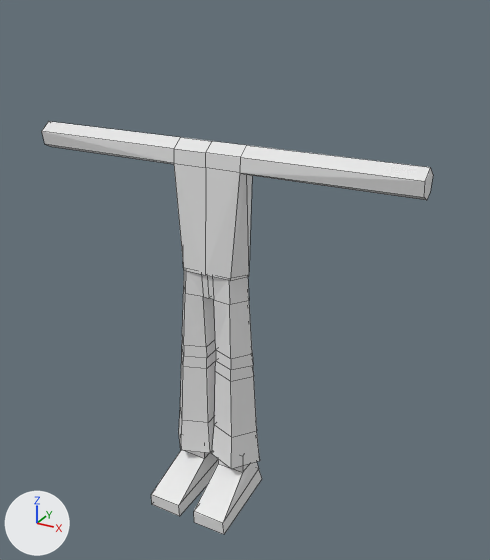
An edit to the Blender file playerGeneral/characterTemplate.blend, drawn before and after from the same camera.
The view is the same before and after, from a 50 mm camera at (2.28, -3.65, 2.18) aimed at (0.22, 0.08, 0.31). The lights are fixed; the arrows at lower left show +X, +Y and +Z. The first picture is the older version. Mesh edges are drawn as thin lines.

Before the edit, the objects in view are built like this:
```python
me_cube_003 = bpy.data.meshes.new('Cube.003')
me_cube_003.from_pydata(...)  # 32 vertices, 28 faces; spans x -3.41..1.69, y -4.65..1.41, z -1.0..1.01
me_cylinder_002 = bpy.data.meshes.new('Cylinder.002')
me_cylinder_002.from_pydata(...)  # 39 vertices, 35 faces; spans x 0.0..2.97, y -1.56..1.48, z -1.02..1.99
me_cylinder_004 = bpy.data.meshes.new('Cylinder.004')
me_cylinder_004.from_pydata(...)  # 24 vertices, 19 faces; spans x -1.0..9.51, y -1.94..1.14, z 0.0..1.0
ob_cube_001 = bpy.data.objects.new('Cube.001', me_cube_003)
ob_cube_001.location = (0.175, 0.025, -1.273)
ob_cube_001.rotation_euler = (0.0, 0.0, 4.712)  # degrees (0, 0, 270)
ob_cube_001.scale = (-0.131, 0.106, 0.219)
ob_cylinder = bpy.data.objects.new('Cylinder', me_cylinder_002)
ob_cylinder.location = (0.003, 0.053, -0.626)
ob_cylinder.scale = (0.124, 0.124, 0.499)
_m = ob_cylinder.modifiers.new('Mirror', 'MIRROR')
_m.use_clip = True
ob_cylinder_001 = bpy.data.objects.new('Cylinder.001', me_cylinder_004)
ob_cylinder_001.location = (0.0, 0.09, 1.16)
ob_cylinder_001.rotation_euler = (0.0, 1.571, 0.0)  # degrees (0, 90, 0)
ob_cylinder_001.scale = (0.0851, 0.0851, 1.4)
_m = ob_cylinder_001.modifiers.new('Mirror', 'MIRROR')
_m.use_axis = (False, False, True)
_m.use_clip = True
```
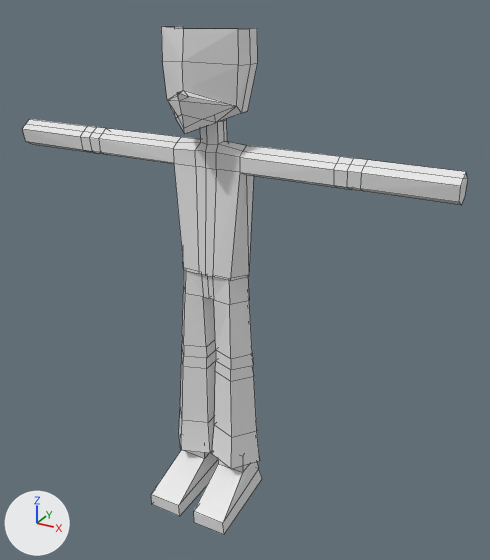
Pixel boxes (x1, y1, x2, y2) of what changed, in the pictures (490 x 560 px):
'Cylinder.001', reshaped (14% wider)
    before: (42, 121, 433, 281)
    after: (23, 119, 468, 281)
'Plane', added
    after: (161, 26, 258, 134)

What the commit changed:
me_cylinder_004 is used by ob_cylinder_001; location (0.0, 0.09, 1.16); rotation (0.0, 1.571, 0.0), in degrees (0, 90, 0); scale (0.0851, 0.0851, 1.4).
me_cylinder_004 had 24 vertices, 19 faces and spanned x -1.0..9.51, y -1.94..1.14, z 0.0..1.0.
me_cylinder_004 now has 69 vertices, 61 faces and spans x -2.57..9.51, y -1.94..1.14, z 0.0..1.14.
Part 1, on me_cylinder_004:
10 vertices are removed from x -1.0..1.2, y -1.37..0.53, z 0.0..1.0.
15 faces are deleted.
6 vertices move from x -0.31..0.81, y -1.46..0.54, z 0.0..0.18 to x -0.42..0.81, y -1.47..0.83, z 0.0..0.18.
55 vertices are added at x -2.57..9.45, y -1.86..1.05, z 0.0..1.14.
57 new faces join them.
Mesh me_plane is new.
It has 23 vertices, 18 faces and spans x 0.0..0.89, y -1.04..0.93, z -0.51..1.11.
Object 'Plane' (ob_plane) is new; it shows me_plane.
Its location is (0.0, 0.009, 1.657).
Its rotation in degrees is (90, 0, 0).
Its scale is (0.298, 0.298, 0.298).
It gains a MIRROR modifier named 'Mirror'.
Modifier setting: use_clip = True.
